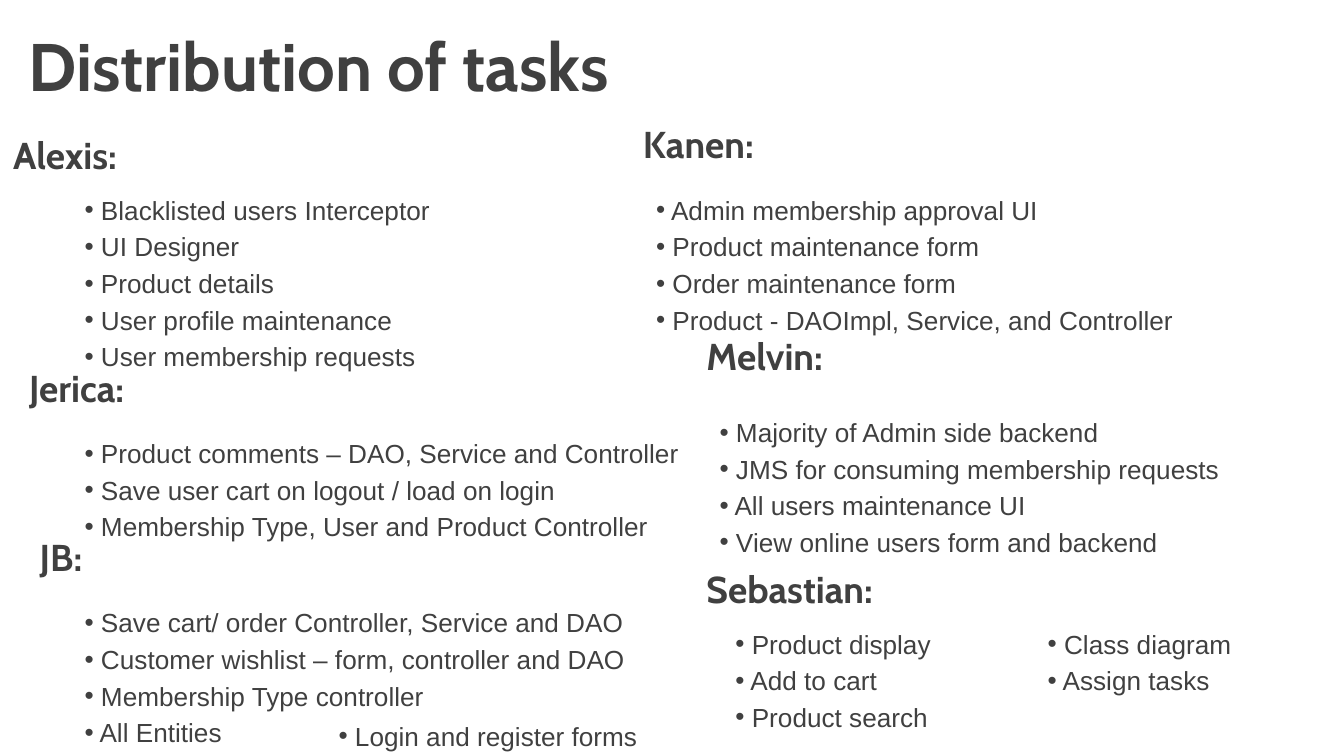
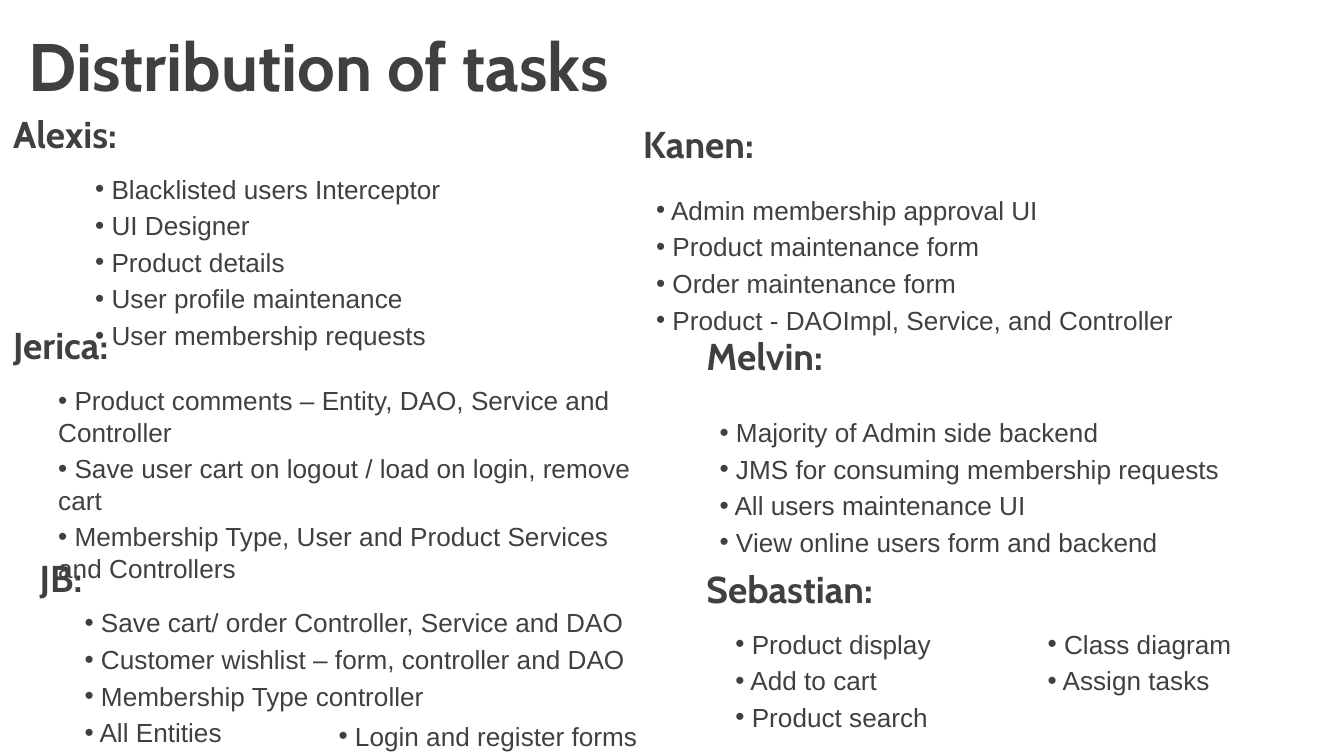
Before and after one commit to MNLBC/Group3Projects, a slide deck: slide 3 of W6 Project/KanenOnlineShopping.pptx. Drawn at 1344x756 pixels with LibreOffice and Linux fonts; fonts in the diff are those of the drawing; background and template pictures are left out. Boxes give left, top, right and bottom in pixels: in the first picture for what was removed or moved away, otherwise in the second. Text is boxed around its words. In the diff, an @@ line names an element or a change of style, - is before the commit and + after.

Commit message:
updated ppt

```diff
--- a/W6 Project/KanenOnlineShopping.pptx
+++ b/W6 Project/KanenOnlineShopping.pptx
@@ text "Alexis:": place and size @@
-text "Alexis:" at (13,141,117,170)
+text "Alexis:" at (13,120,117,149)
@@ text "Blacklisted users Interceptor": place and size @@
-text "Blacklisted users Interceptor" at (101,201,430,372)
+text "Blacklisted users Interceptor" at (112,180,440,351)
@@ text "Jerica:": place and size @@
-text "Jerica:" at (29,376,124,409)
+text "Jerica:" at (13,332,108,366)
@@ text at (58,391,630,552): text changed @@
-• Product comments – DAO, Service and Controller
-• Save user cart on logout / load on login
-• Membership Type, User and Product Controller
+• Product comments – Entity, DAO, Service and Controller
+• Save user cart on logout / load on login, remove cart
+• Membership Type, User and Product Services and Controllers
@@ text "JB:": place and size @@
-text "JB:" at (40,545,83,578)
+text "JB:" at (40,564,83,599)
```
